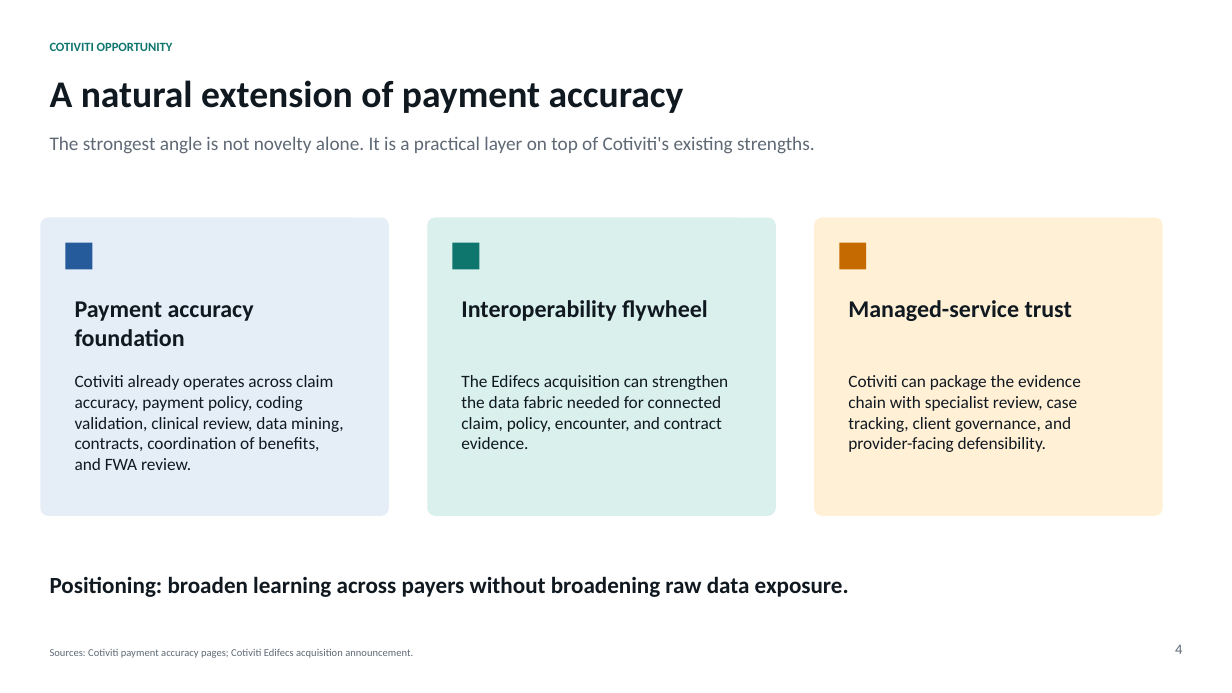
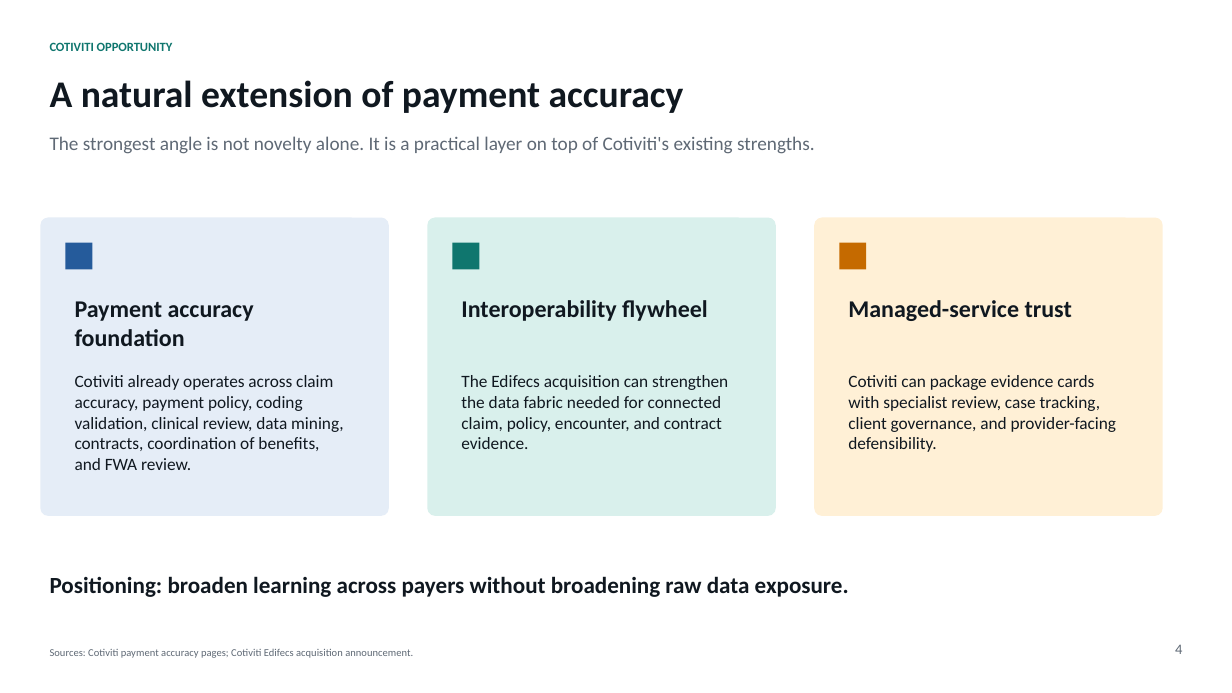
Before and after one commit to mnikoopayan/cotiviti-prompt2-claim-integrity-radar, a slide deck: slide 4 of Cotiviti_Prompt2_Presentation_Mohammad_Saleh_Nikoopayan_Tak.pptx. Drawn at 1232x693 pixels with LibreOffice and Linux fonts; fonts in the diff are those of the drawing. Boxes give left, top, right and bottom in pixels: in the first picture for what was removed or moved away, otherwise in the second. Text is boxed around its words. In the diff, an @@ line names an element or a change of style, - is before the commit and + after.

Commit message:
Polish reviewer cockpit submission

```diff
--- a/Cotiviti_Prompt2_Presentation_Mohammad_Saleh_Nikoopayan_Tak.pptx
+++ b/Cotiviti_Prompt2_Presentation_Mohammad_Saleh_Nikoopayan_Tak.pptx
@@ text at (x1=848, y1=375, x2=1116, y2=452): text changed @@
-Cotiviti can package the evidence chain with specialist review, case tracking, client governance, and provider-facing defensibility.
+Cotiviti can package evidence cards with specialist review, case tracking, client governance, and provider-facing defensibility.
```
Also in this commit, not shown: 6 other slides changed, 6 other files.
